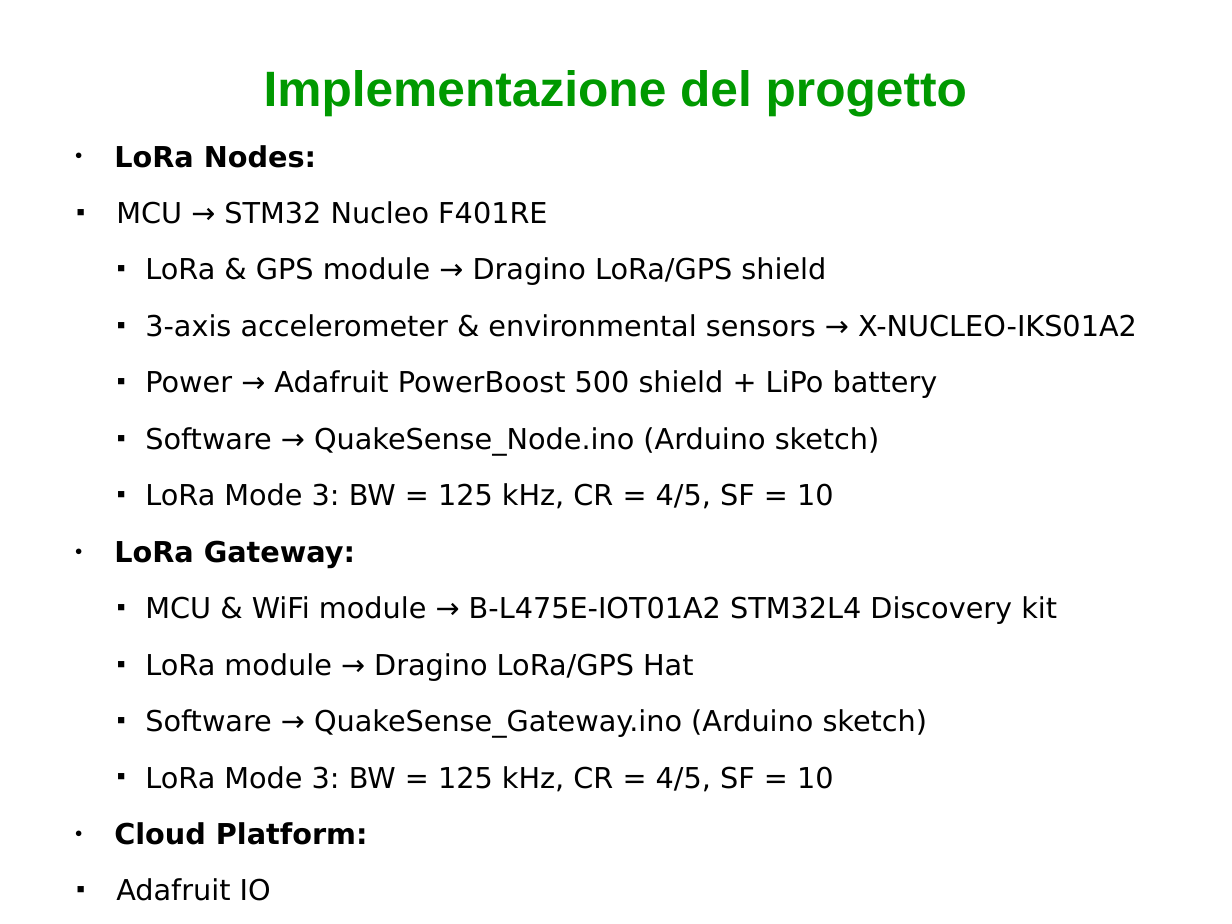
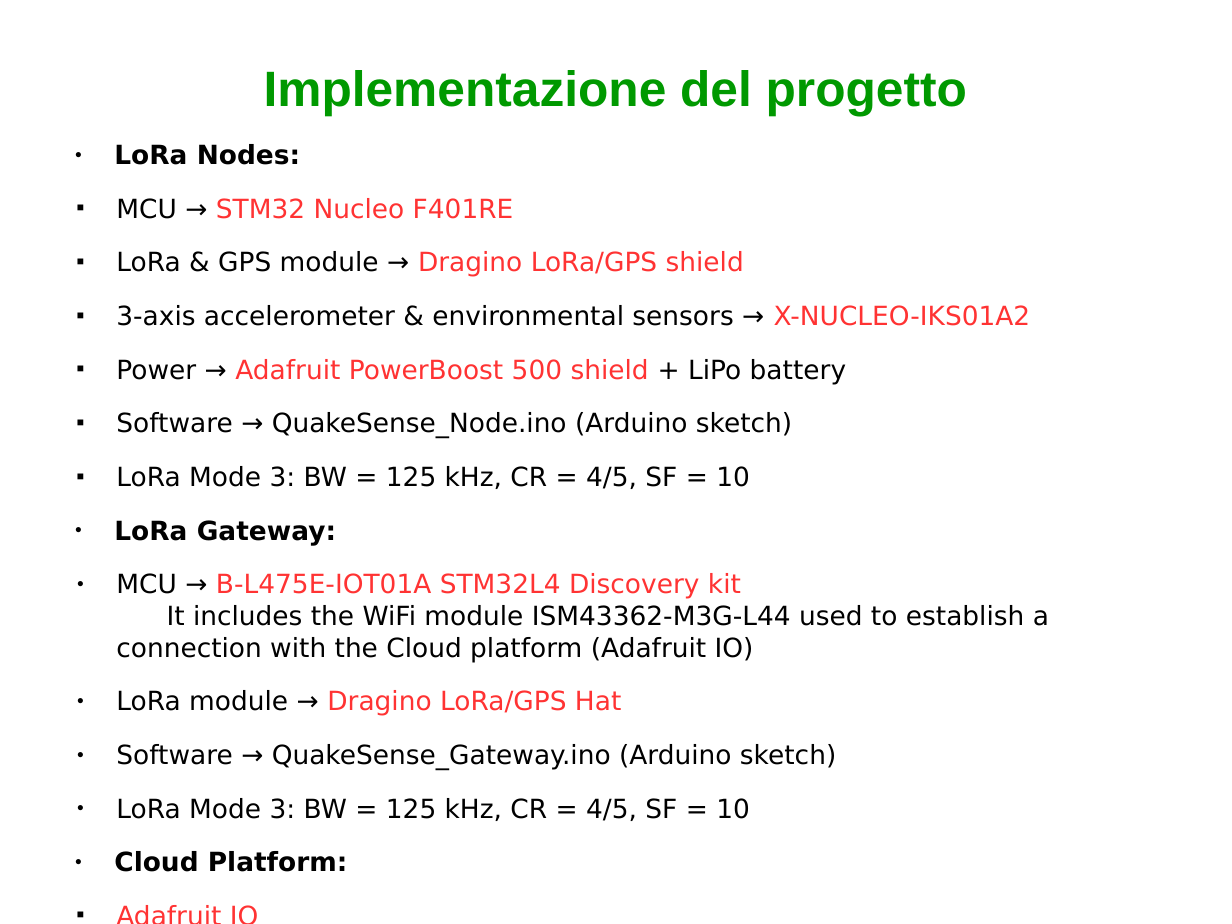
Before and after one commit to biagiom/QuakeSense, a slide deck: slide 4 of Presentazione_QuakeSense.odp (slide 5 before the commit). Drawn at 1232x924 pixels with LibreOffice and Linux fonts; fonts in the diff are those of the drawing. Boxes give left, top, right and bottom in pixels: in the first picture for what was removed or moved away, otherwise in the second. Text is boxed around its words. In the diff, an @@ line names an element or a change of style, - is before the commit and + after.

Commit message:
Update QuakeSense presentation

```diff
--- a/Presentazione_QuakeSense.odp
+++ b/Presentazione_QuakeSense.odp
@@ text at <box>114,144,1031,872</box>: size 18.5 to 17 pt in "LoRa Nodes:", "MCU → STM32 Nucleo F401RE", "LoRa & GPS module → Dragino LoRa/GPS ...", "3-axis accelerometer & environmental sensors → X-NUCLEO-IKS0 ..." and 10 more places; text colour #000000 to #FF3333 in "STM32 Nucleo F401RE", "Dragino LoRa/GPS shield", "X-NUCLEO-IKS01A2", "Adafruit PowerBoost 500 shield" and 2 more places; indent changed; bullet ■ to ● @@
@@ text at <box>116,573,1049,663</box>: text changed; size 18.5 to 17 pt @@
-■ MCU & WiFi module → B-L475E-IOT01A2 STM32L4 Discovery kit
+● MCU → B-L475E-IOT01A STM32L4 Discovery kit It includes the WiFi module ISM43362-M3G-L44 used to establish a connection with the Cloud platform (Adafruit IO)
```
Also in this commit, not shown: 12 other slides changed, 1 slide added, 1 other file.
